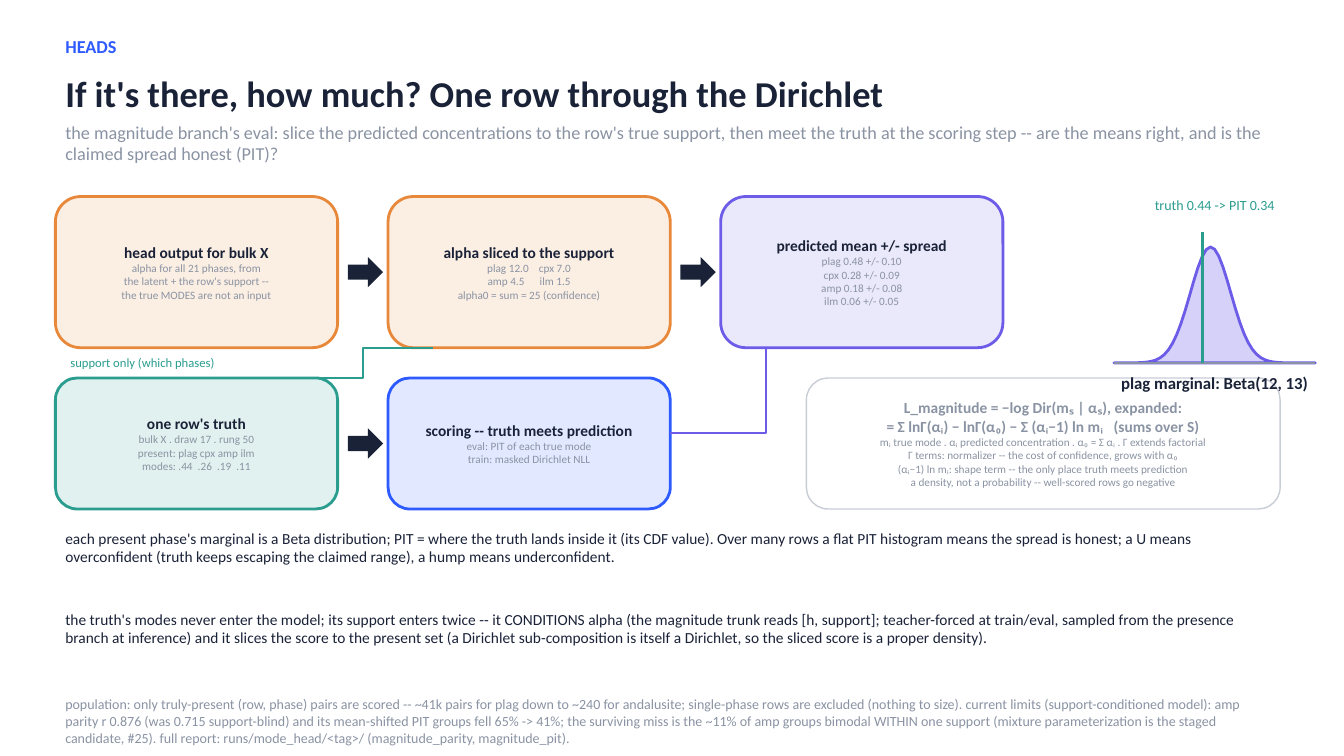
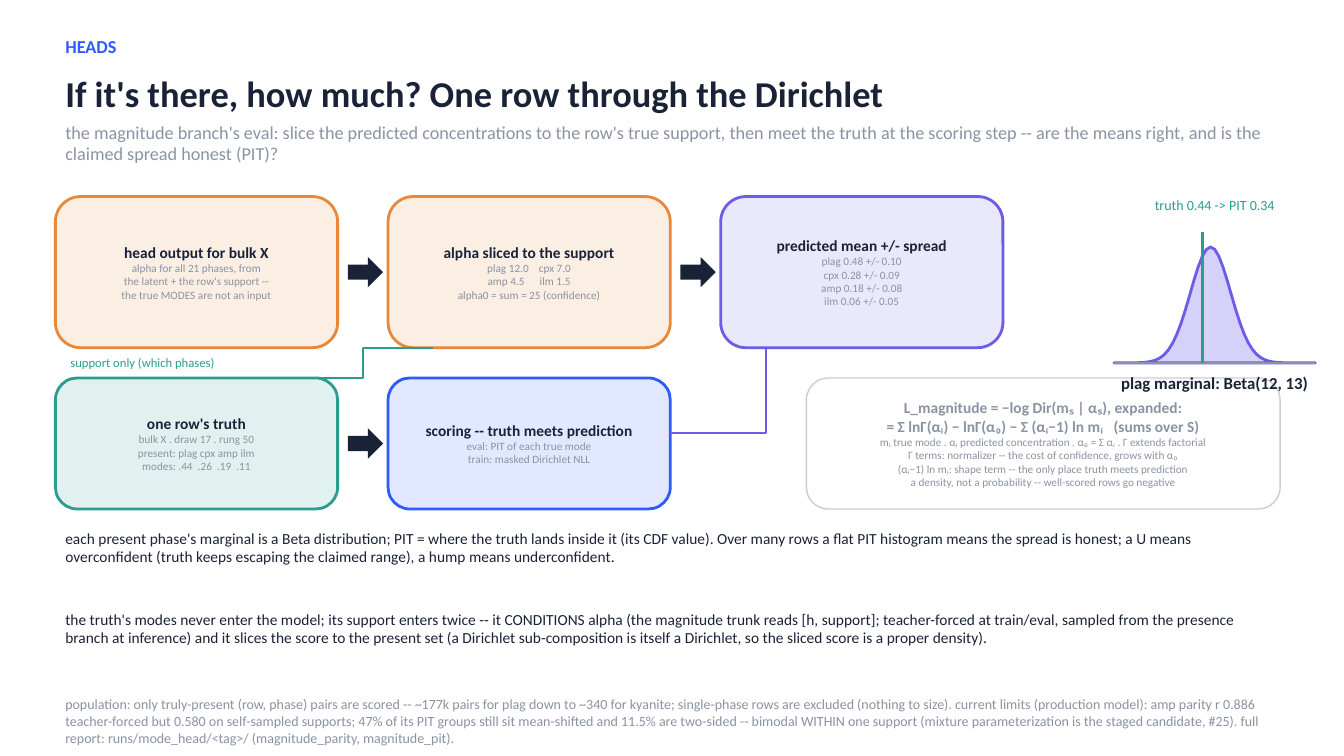
Before and after one commit to matthew-j-liu/phasecast, a slide deck: slide 15 of slides/overview.pptx. Drawn at 1344x756 pixels with LibreOffice and Linux fonts; fonts in the diff are those of the drawing. Boxes give left, top, right and bottom in pixels: in the first picture for what was removed or moved away, otherwise in the second. Text is boxed around its words. In the diff, an @@ line names an element or a change of style, - is before the commit and + after.

```diff
--- a/slides/overview.pptx
+++ b/slides/overview.pptx
@@ text at box(65, 699, 1259, 746): text changed @@
-population: only truly-present (row, phase) pairs are scored -- ~41k pairs for plag down to ~240 for andalusite; single-phase rows are excluded (nothing to size). current limits (support-conditioned model): amp parity r 0.876 (was 0.715 support-blind) and its mean-shifted PIT groups fell 65% -> 41%; the surviving miss is the ~11% of amp groups bimodal WITHIN one support (mixture parameterization is the staged candidate, #25). full report: runs/mode_head/<tag>/ (magnitude_parity, magnitude_pit).
+population: only truly-present (row, phase) pairs are scored -- ~177k pairs for plag down to ~340 for kyanite; single-phase rows are excluded (nothing to size). current limits (production model): amp parity r 0.886 teacher-forced but 0.580 on self-sampled supports; 47% of its PIT groups still sit mean-shifted and 11.5% are two-sided -- bimodal WITHIN one support (mixture parameterization is the staged candidate, #25). full report: runs/mode_head/<tag>/ (magnitude_parity, magnitude_pit).
```
Also in this commit, not shown: 12 other slides changed, 1 slide added, 1 other file.
